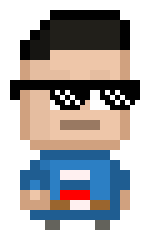
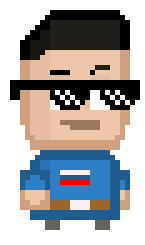
Layered file, before and after one edit (145×245). Changes by layer:
painted on "голова" over bbox(20, 15, 130, 140)
painted on "л. рука" over bbox(25, 175, 45, 205)
painted on "тело" over bbox(35, 155, 115, 200)
painted on "п. рука" over bbox(120, 180, 125, 200)
